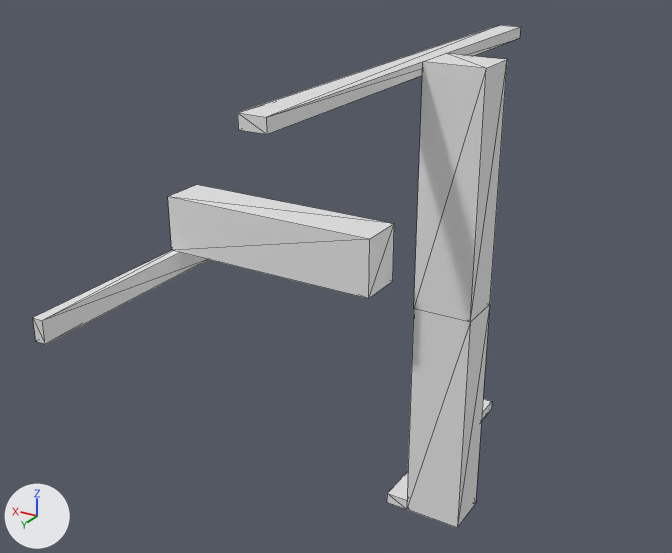
What one commit did to the OBJ model Data/bmc/tiles_structure/t_092.obj.
One viewpoint serves both versions: a camera (50 mm lens) standing at (-0.802, 1.563, 0.812) and looking at (0.111, 0.041, 0.051). Every picture has the same lights, and +X, +Y and +Z are marked at lower left. Mesh edges are drawn as thin lines. Where no turn or scale is listed for an object, it has been applied to the vertices.

In view in the first picture: 't_092'.
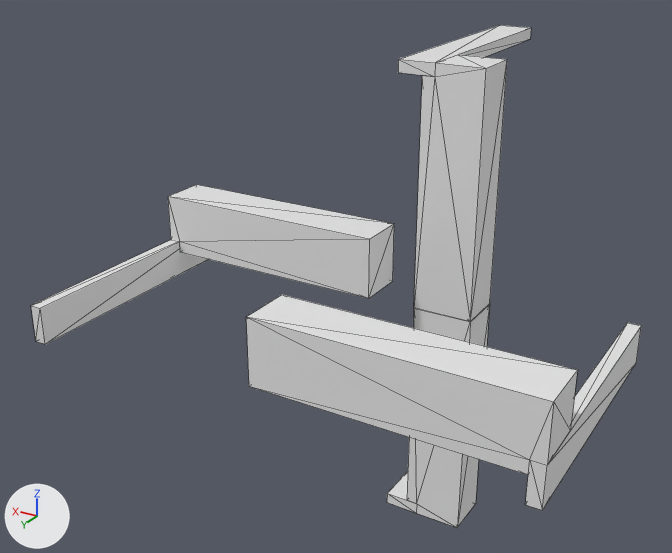
Boxes (x1, y1, x2, y2) around the edits, measured in the pictures (672 x 553 px; the box of a moved part takes in the faces that stretch with it):
```json
{"object": "t_092", "change": "reshaped", "before": [33, 25, 521, 528], "after": [31, 25, 641, 528], "on screen": "25% wider"}
{"part": 1, "of": "me_t_092", "change": "added", "after": [246, 295, 641, 510]}
{"part": 2, "of": "me_t_092", "change": "moved or reshaped", "before": [33, 25, 521, 528], "after": [31, 25, 531, 528]}
```

Edits to the scene script, one JSON object a line:
```json
{"block": "me_t_092", "where": "# used by ob_t_092; location = (0.0, 0.0, 0.0)"}
{"op": "remove", "block": "me_t_092", "code": "me_t_092.from_pydata(...)  # 42 vertices, 72 faces; spans x -0.175..0.5, y -0.5..0.5, z -0.5..0.5"}
{"op": "add", "block": "me_t_092", "code": "me_t_092.from_pydata(...)  # 72 vertices, 128 faces; spans x -0.5..0.5, y -0.5..0.5, z -0.5..0.5"}
{"block": "me_t_092", "change": "me_t_092 part 1: a new loose piece of 18 vertices spanning x -0.5..0.0, y 0.0..0.5, z 0.0..0.175"}
{"block": "me_t_092", "change": "me_t_092 part 2"}
{"block": "me_t_092", "change": "13 vertices are removed from x -0.05..0.5, y -0.5..0.5, z -0.5..0.5"}
{"block": "me_t_092", "change": "59 faces are deleted"}
{"block": "me_t_092", "change": "3 vertices move from x -0.05..0.5, y -0.5..0.5, z 0.05..0.5 to x -0.075..0.475, y -0.5..0.5, z 0.075..0.5"}
{"block": "me_t_092", "change": "20 vertices are added at x -0.175..0.5, y -0.5..0.5, z -0.5..0.5"}
{"block": "me_t_092", "change": "5 new vertices lie (0.0, -0.1, 0.0) away from vertices in x -0.075..-0.05, y 0.0, z -0.5..0.5"}
{"block": "me_t_092", "change": "83 new faces join them"}
```
